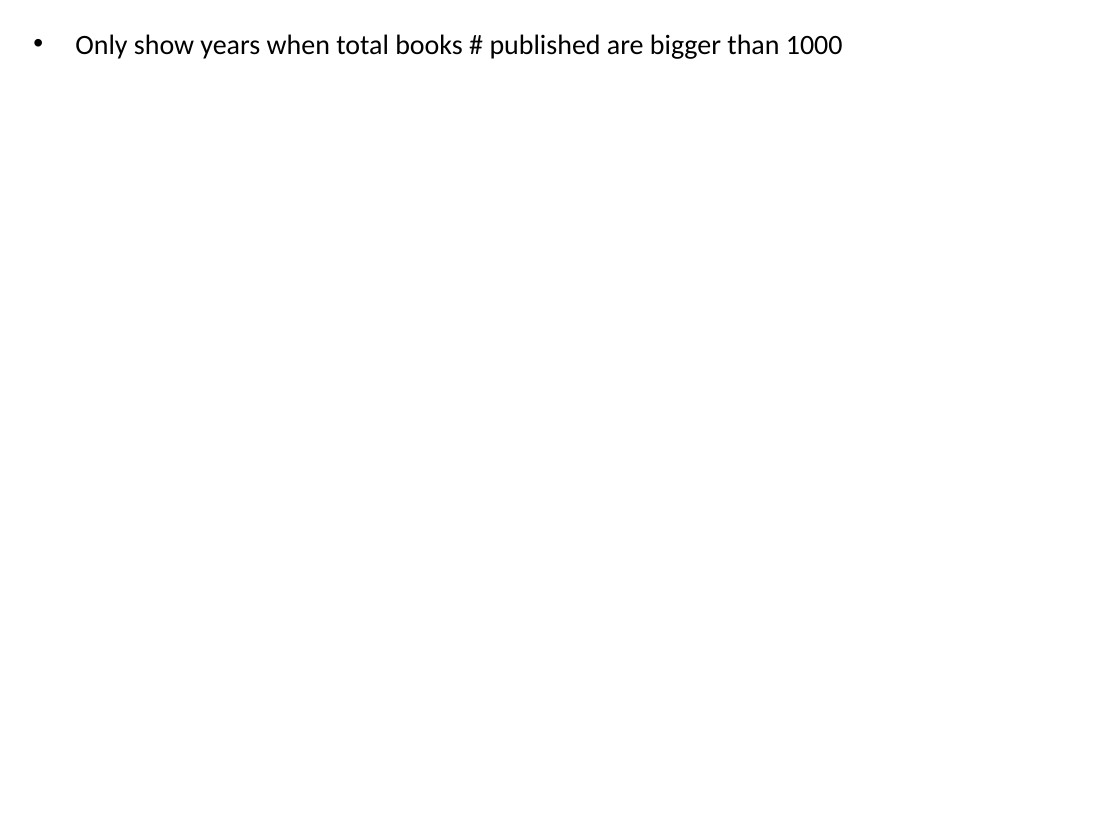
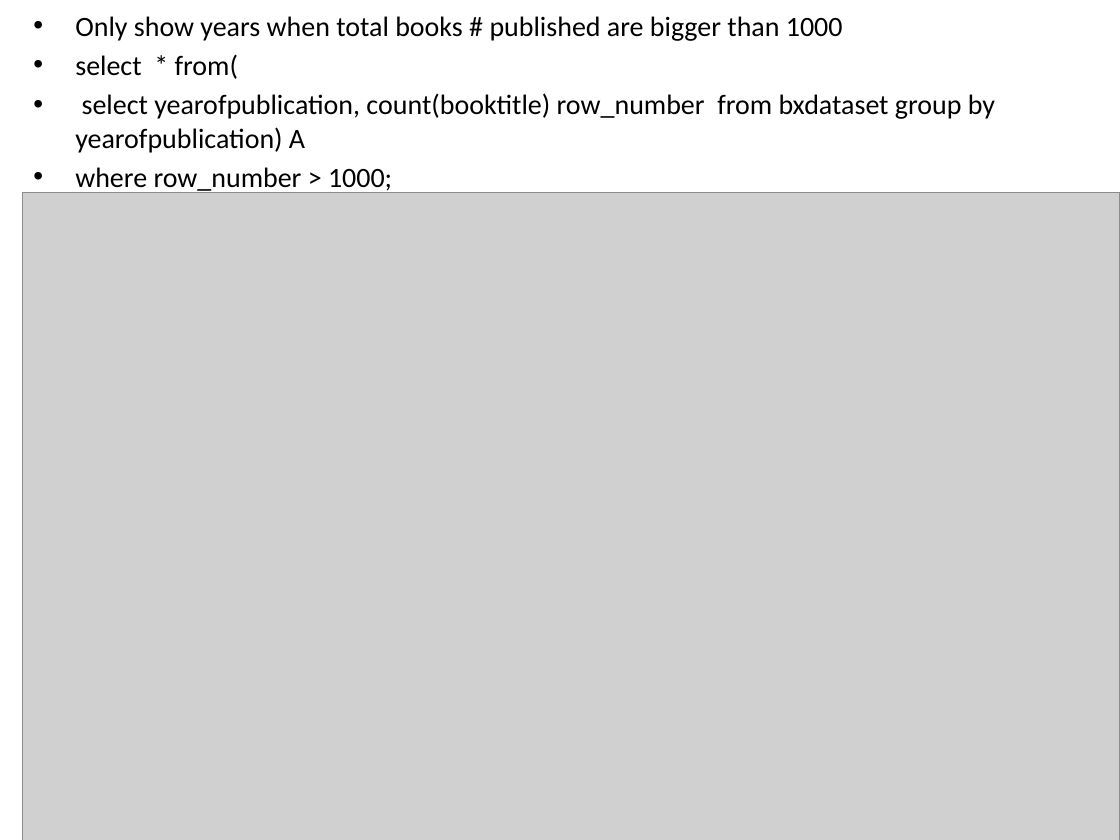
Before and after one commit to wjmagic9/CS5590_Midterm, a slide deck: slide 11 of Mid-term slides.pptx. Drawn at 1120x840 pixels with LibreOffice and Linux fonts; fonts in the diff are those of the drawing; grey boxes stand for pictures; background and template pictures are left out. Boxes give left, top, right and bottom in pixels: in the first picture for what was removed or moved away, otherwise in the second. Text is boxed around its words. In the diff, an @@ line names an element or a change of style, - is before the commit and + after.

```diff
--- a/Mid-term slides.pptx
+++ b/Mid-term slides.pptx
@@ text "Only show years when total ...": place and size @@
-text "Only show years when total ..." at <box>75,34,843,59</box>
+text "Only show years when total ..." at <box>75,16,995,194</box>
@@ text at <box>75,54,995,194</box>: paragraphs added @@
+• select * from(
+• select yearofpublication, count(booktitle) row_number from bxdataset group by yearofpublication) A
+• where row_number > 1000;
@@ picture added at <box>22,193,1120,840</box> @@
```
Also in this commit, not shown: 3 slides added, 10 other files.
